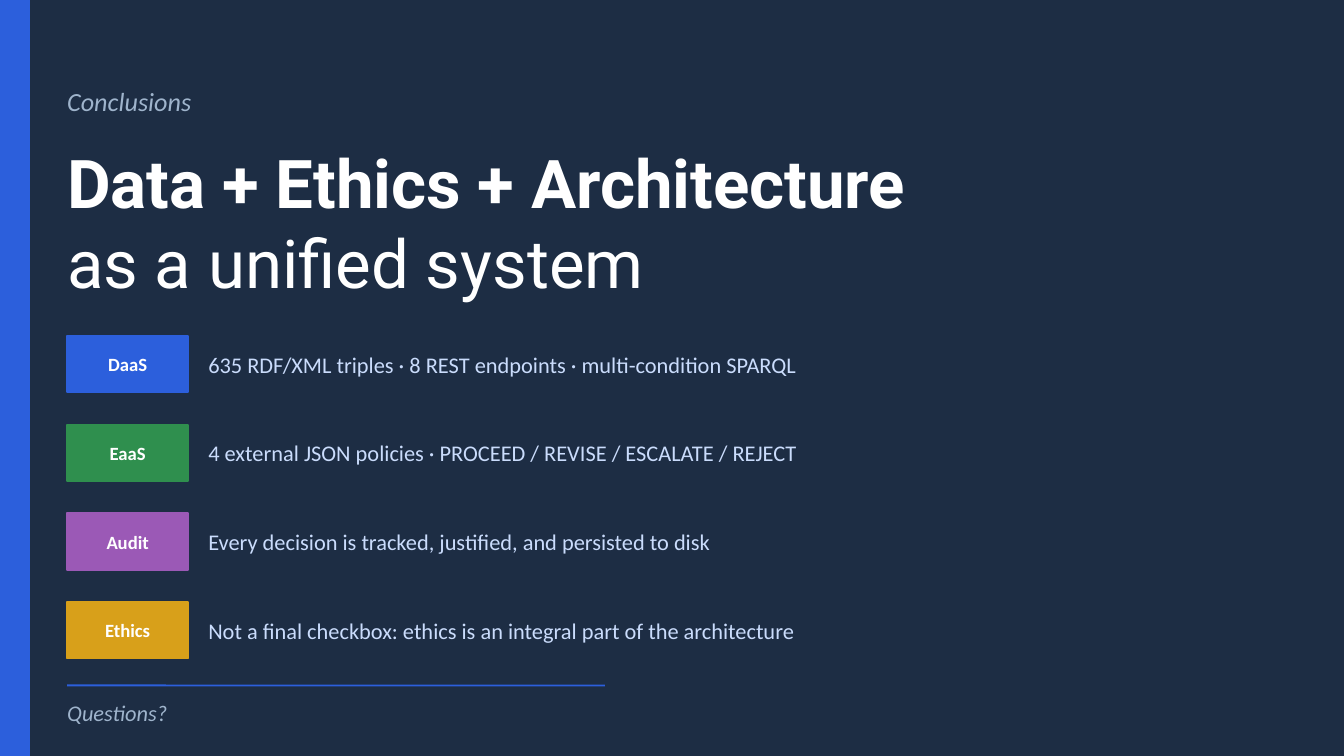
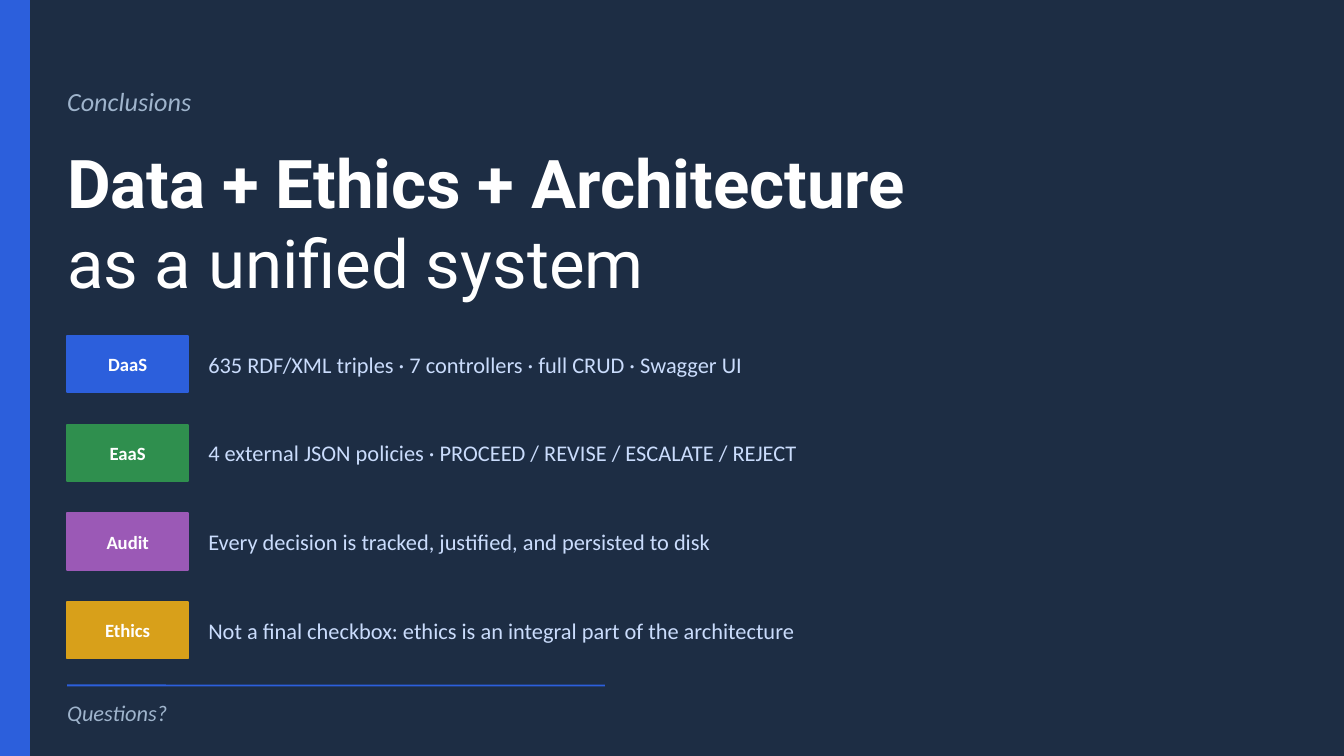
Before and after one commit to ediscota/SOSE-Homework, a slide deck: slide 22 of slides/SoSE-Employment-DaaS-EaaS.pptx. Drawn at 1344x756 pixels with LibreOffice and Linux fonts; fonts in the diff are those of the drawing. Boxes give left, top, right and bottom in pixels: in the first picture for what was removed or moved away, otherwise in the second. Text is boxed around its words. In the diff, an @@ line names an element or a change of style, - is before the commit and + after.

```diff
--- a/slides/SoSE-Employment-DaaS-EaaS.pptx
+++ b/slides/SoSE-Employment-DaaS-EaaS.pptx
@@ text at box(208, 357, 742, 377): text changed @@
-635 RDF/XML triples · 8 REST endpoints · multi-condition SPARQL
+635 RDF/XML triples · 7 controllers · full CRUD · Swagger UI
```
Also in this commit, not shown: 2 other slides changed, 1 slide added, 1 slide removed, 5 other files.
